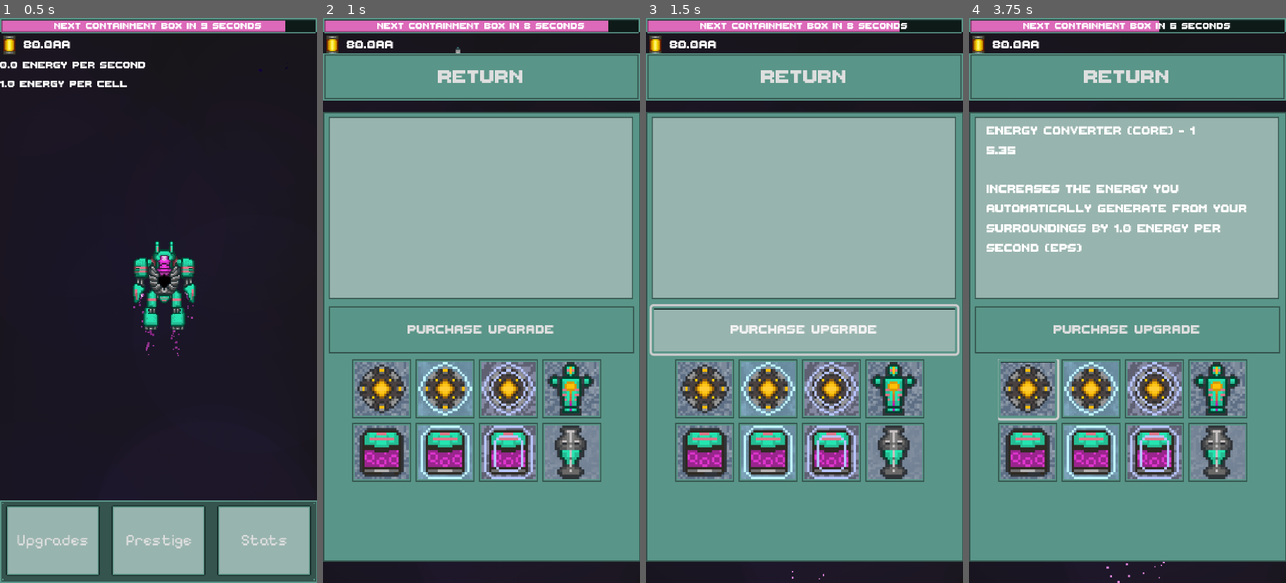
Above: before the commit, frames 1-4 (left to right).
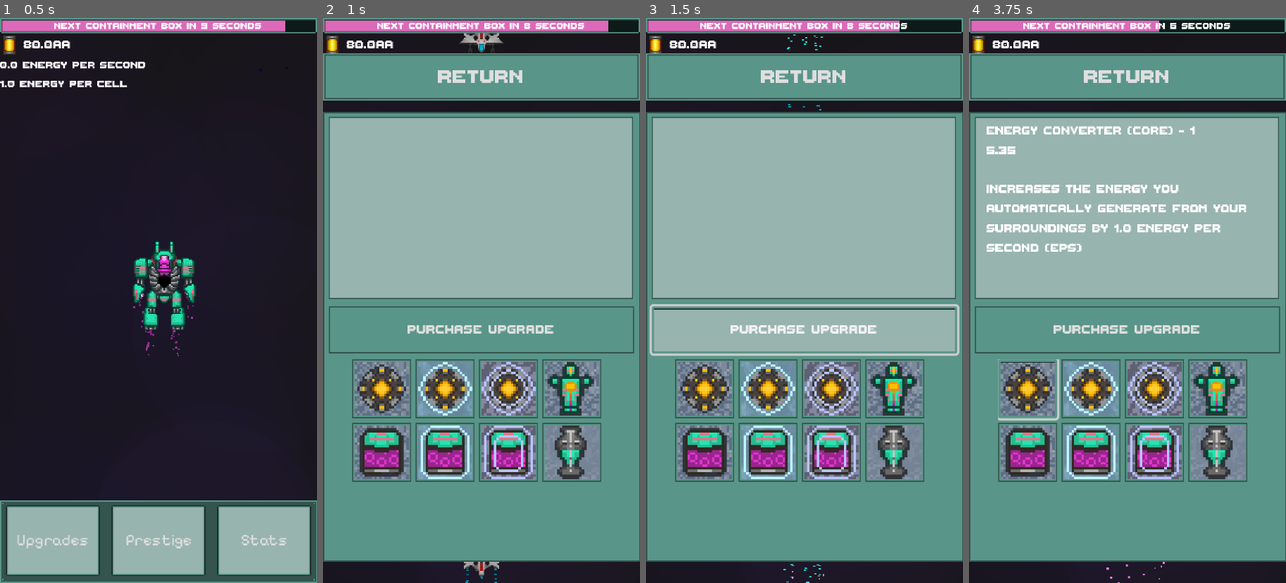
Above: after the commit, the same moments.

Repository: MightyPossum/Kabal-GameJam-2025
Game: Godot game, scene res://assets/scenes/GameScene.tscn
Two runs of this game, one before a commit and one after it. Both use one fixed random seed, a clock stepped at 60 frames per second and the inputs below.
Inputs (mouse positions are in pixels of both pictures, inside the frame that each line leads up to):
- Up to frame 1 (0.5 s): no input
- Up to frame 2 (1 s): click "Upgrades" at 0.5 s
- Up to frame 3 (1.5 s): click "Purchase Upgrade" at 1.25 s
- Up to frame 4 (3.75 s): click (1029, 390) at 2.02 s; click "Purchase Upgrade" at 2.75 s; click (1029, 390) at 3.52 s

Frame 1 is identical in both runs. In frame 2, 0.4% of the frame differs, in the area x 41-58%, y 2-100%; in frame 3, less than 0.1%; in frame 4, less than 0.1%.

Commit message:
drones and tings

Diff:
--- a/assets/scenes/wall.tscn
+++ b/assets/scenes/wall.tscn
@@ -3,17 +3,22 @@
 [ext_resource type="Script" uid="uid://dv2osfh7krcw1" path="res://assets/scripts/wall.gd" id="1_fv7l2"]
 [ext_resource type="PackedScene" uid="uid://dtf5r5cioqwuq" path="res://assets/scenes/energy.tscn" id="2_b7qg2"]
 [ext_resource type="Texture2D" uid="uid://d2vac4hxnhikt" path="res://assets/art/basewall.png" id="2_nddmm"]
-[ext_resource type="Texture2D" uid="uid://c1c0rte840ibs" path="res://assets/art/wall_drone.png" id="4_cyfwc"]
+[ext_resource type="PackedScene" uid="uid://bpgbypoyt2jfn" path="res://assets/scenes/delivery_drone.tscn" id="3_cyfwc"]
 
 [sub_resource type="RectangleShape2D" id="1_shape"]
 size = Vector2(34, 96)
 
-[node name="Wall" type="Node2D" groups=["wall"]]
+[node name="Wall" type="Node2D" node_paths=PackedStringArray("delivery_drone") groups=["wall"]]
 script = ExtResource("1_fv7l2")
+delivery_drone = NodePath("Sprite2D/DeliveryDrone")
 energy_scene = ExtResource("2_b7qg2")
 
 [node name="Sprite2D" type="Sprite2D" parent="."]
 texture = ExtResource("2_nddmm")
+
+[node name="DeliveryDrone" parent="Sprite2D" instance=ExtResource("3_cyfwc")]
+position = Vector2(-21, 0)
+rotation = 3.14159
 
 [node name="Area2D" type="Area2D" parent="." groups=["wall"]]
 
@@ -21,11 +26,5 @@
 position = Vector2(-11, 0)
 shape = SubResource("1_shape")
 
-[node name="Sprite2D2" type="Sprite2D" parent="."]
-unique_name_in_owner = true
-position = Vector2(-20, -1)
-texture = ExtResource("4_cyfwc")
-flip_h = true
-
 [connection signal="area_entered" from="Area2D" to="." method="_on_area_2d_area_entered"]
 [connection signal="area_exited" from="Area2D" to="." method="_on_area_2d_area_exited"]
--- a/assets/scripts/mech.gd
+++ b/assets/scripts/mech.gd
@@ -13,6 +13,8 @@
 var origin_position: Vector2
 var float_direction: Vector2
 var time_passed: float = 0.0
+var float_offset: Vector2 = Vector2.ZERO
+var locked_time_offset: float = 0.0
 
 func _ready():
 	# Enable input processing for mouse clicks
@@ -36,19 +38,28 @@
 	_setup_cannon_timer()
 
 func _process(delta: float) -> void:
-	time_passed += delta
+	# Only increment time when not locked
+	if not GLOBAL.LOCKED:
+		time_passed += delta
+	else:
+		# When locked, store the time offset to maintain smooth transition
+		locked_time_offset += delta
 
 	# Gentle rotation
 	rotation += rotation_speed * delta
 
 	# Floating movement with sine wave for smooth motion
-	var float_offset = Vector2(
-		sin(time_passed * 0.8) * float_range * 0.7,
-		cos(time_passed * 0.6) * float_range * 0.5
-	)
-
-	# Apply the floating motion to the origin position
-	global_position = origin_position + float_offset
+	if not GLOBAL.LOCKED:
+		# When unlocking, adjust time to prevent jerky motion
+		var effective_time = time_passed
+
+		float_offset = Vector2(
+			sin(effective_time * 0.8) * float_range * 0.7,
+			cos(effective_time * 0.6) * float_range * 0.5
+		)
+
+		# Apply the floating motion to the origin position
+		global_position = origin_position + float_offset
 
 	# Update absorption timer interval if it exists and MECH_ABSORPTION has changed
 	if absorption_timer:
@@ -134,6 +145,7 @@
 func _calculate_cannon_interval() -> float:
 	# CANNON_SHOOT_RATE is the timer interval in seconds
 	var cannon_rate = GLOBAL.CANNON_SHOOT_RATE.mantissa * GLOBAL.ATTACK_SPEED.exponent
+	print("Cannon shoot rate: " + str(cannon_rate))
 
 	# If cannon shoot rate is 0 or very low, set a very long interval (effectively disabled)
 	if cannon_rate <= 0:
--- a/assets/scripts/wall.gd
+++ b/assets/scripts/wall.gd
@@ -2,12 +2,14 @@
 
 
 @export var move_speed: float = 200
-
+@export var delivery_drone : Node2D
 var target_position: Vector2
 var rotation_angle: float = 0.0
 var collided : bool = false
 @export var energy_scene: PackedScene
 var wall_group : WallGroup
+var scale_down_tween: Tween
+var fade_out_tween: Tween
 
 func set_rotation_meta(vertical: bool, angle: float = 90.0, flipped: bool = false):
 	rotation_angle = 0.0
@@ -16,7 +18,6 @@
 	if flipped:
 		rotation_angle += 180.0
 	$Sprite2D.rotation = deg_to_rad(rotation_angle)
-	$Sprite2D2.rotation = deg_to_rad(rotation_angle)
 	$Area2D.rotation = deg_to_rad(rotation_angle)
 
 func apply_meta():
@@ -40,26 +41,61 @@
 	if target_position == null:
 		return
 	if collided:
-		$Sprite2D2.visible = false
 		return
 	else:
-		$Sprite2D2.visible = true
-	var dir = (target_position - position)
-	position += dir.normalized() * move_speed * delta
+		delivery_drone.visible = true
+		var dir = (target_position - position)
+		position += dir.normalized() * move_speed * delta
 
 func _on_area_2d_area_entered(area: Area2D) -> void:
 	if area.is_in_group("wall"):
 		collided = true
 		GLOBAL.LOCKED = true
+		_start_drone_scale_down()
 	if area.is_in_group("mech"):
 		collided = true
 		GLOBAL.LOCKED = true
+		_start_drone_scale_down()
 
 func _on_area_2d_area_exited(area: Area2D) -> void:
 	if area.is_in_group("wall"):
 		collided = false
-		GLOBAL.LOCKED = true
+		GLOBAL.LOCKED = false
 
+func _start_drone_scale_down():
+	if delivery_drone and delivery_drone.visible:
+		# Stop any existing tweens first
+		if scale_down_tween:
+			scale_down_tween.kill()
+		if fade_out_tween:
+			fade_out_tween.kill()
+
+		print("Starting drone scale down animation")
+
+		# Create separate tweens for scale and fade
+		scale_down_tween = create_tween()
+		fade_out_tween = create_tween()
+
+		# Scale down animation
+		scale_down_tween.tween_property(delivery_drone, "scale", Vector2.ZERO, 1.5)
+		scale_down_tween.set_ease(Tween.EASE_IN)
+		scale_down_tween.set_trans(Tween.TRANS_CUBIC)
+
+		# Fade out animation
+		fade_out_tween.tween_property(delivery_drone, "modulate:a", 0.0, 1.5)
+		fade_out_tween.set_ease(Tween.EASE_IN)
+		fade_out_tween.set_trans(Tween.TRANS_CUBIC)
+
+		# Hide the drone when the scale tween completes
+		scale_down_tween.tween_callback(_hide_drone)
+
+func _hide_drone():
+	if delivery_drone:
+		print("Hiding drone after animation")
+		delivery_drone.visible = false
+		# Reset scale and opacity for potential future use
+		delivery_drone.scale = Vector2.ONE
+		delivery_drone.modulate.a = 1.0
 
 func got_hit() -> void:
 	# Handle the wall being hit by a projectile
Not shown, changed: assets/art/ux/upgrade_icons/Echo_of_the_collapsed_world_2.png.import
